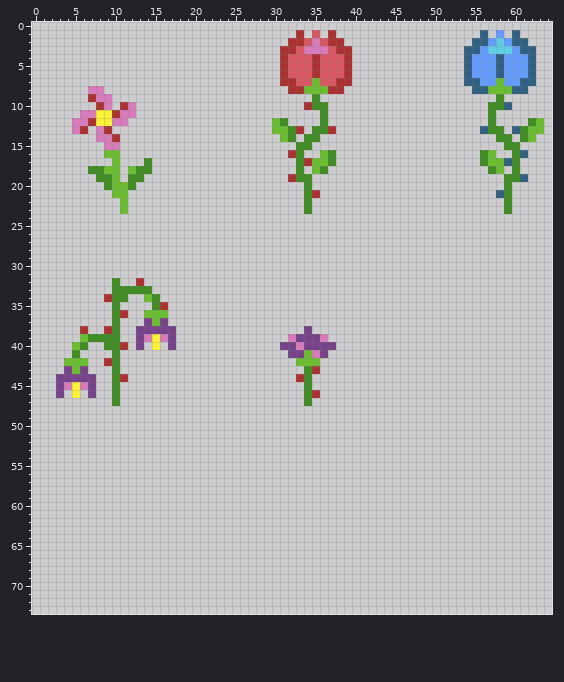
Two versions of one sprite sheet, resources/tilesets/decor-forest.png. Above, as it was before the edit.
The file is 192x192 pixels, drawn in blocks of 2x2; one block is one cell here. Shown: x 0..64, y 0..73.
After:
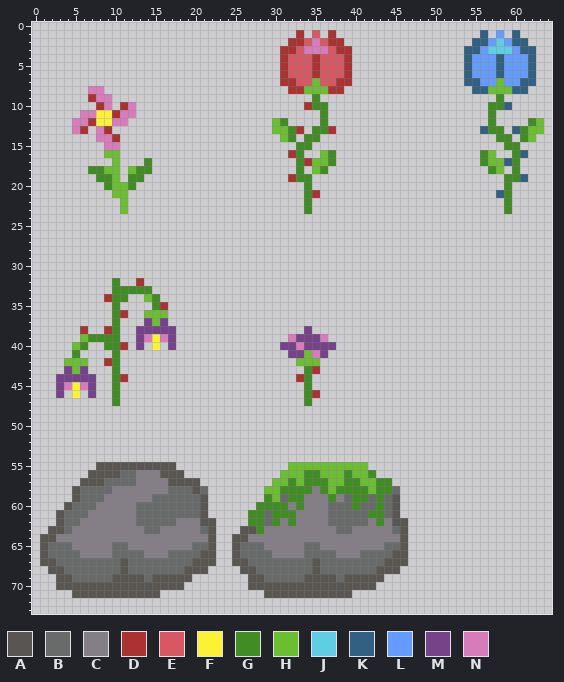
Palette (. is transparent): A #595652  B #696a6a  C #847e87  D #ac3232  E #d95763  F #fbf236  G #408d24  H #6abe30  J #5fcde4  K #306082  L #639bff  M #76428a  N #d77bba
Author's note on the commit: n'est moussu le rocher !
Change:
{"y":55,"x":8,"old":"..........","new":"AAAAAAAAAA"}
{"y":55,"x":32,"old":"..........","new":"HHHHHHHHHH"}
{"y":56,"x":7,"old":"............","new":"AAAABBCCCAAA"}
{"y":56,"x":31,"old":"............","new":"HHHGGHHHGHHG"}
{"y":57,"x":6,"old":"...............","new":"AAABBBBCCCCAAAA"}
{"y":57,"x":30,"old":"...............","new":"HHGHGGGHHGGHHGG"}
{"y":58,"x":5,"old":".................","new":"ABBBBCCCCCCCBBBAB"}
{"y":58,"x":29,"old":".................","new":"HHGGGGCGHGGGGHGGB"}
{"y":59,"x":5,"old":".................","new":"ABBBCCCCCCBBBBBBA"}
{"y":59,"x":29,"old":".................","new":"GHBGGCCCGCBGGBGBA"}
{"y":60,"x":4,"old":"..................","new":"ABBBCCCCCBBBBBBBBA"}
{"y":60,"x":28,"old":"..................","new":"GGGGCGCCCBBBGBBGBA"}
{"y":61,"x":3,"old":"...................","new":"ABBBCCCCCCBBBBBBBBA"}
{"y":61,"x":27,"old":"...................","new":"GGBGGGCCCCBBBBBGGBA"}
{"y":62,"x":3,"old":"....................","new":"ABBCCCCCCCBBBBBCCCAA"}
{"y":62,"x":27,"old":"....................","new":"GGBGCGCCCCBBBBBCGCAA"}
{"y":63,"x":2,"old":".....................","new":"AABCCCCCCCCCBBCCCCCBA"}
{"y":63,"x":26,"old":".....................","new":"AAGCCCCCCCCCBBCCCCCBA"}
{"y":64,"x":1,"old":"......................","new":"AACCCCCCCCCCCCCCCCCCCA"}
{"y":64,"x":25,"old":"......................","new":"AACCCCCCCCCCCCCCCCCCCA"}
{"y":65,"x":1,"old":"......................","new":"ABBBCCCCCBBCCCCCCCCBBA"}
{"y":65,"x":25,"old":"......................","new":"ABBBCCCCCBBCCCCCCCCBBA"}
{"y":66,"x":1,"old":"......................","new":"ABBBBCCCCBBBBCCCBBBBAA"}
{"y":66,"x":25,"old":"......................","new":"ABBBBCCCCBBBBCCCBBBBAA"}
{"y":67,"x":1,"old":"......................","new":"AABBBBBBBBABBBBBBBBAAA"}
{"y":67,"x":25,"old":"......................","new":"AABBBBBBBBABBBBBBBBAAA"}
{"y":68,"x":2,"old":"....................","new":"AABBBBBBBABBBBBBBAAA"}
{"y":68,"x":26,"old":"....................","new":"AABBBBBBBABBBBBBBAAA"}
{"y":69,"x":3,"old":".................","new":"AABBBBBAAAABAAAAA"}
{"y":69,"x":27,"old":".................","new":"AABBBBBAAAABAAAAA"}
{"y":70,"x":3,"old":"................","new":"AAAAAAAAAAAAAAAA"}
{"y":70,"x":27,"old":"................","new":"AAAAAAAAAAAAAAAA"}
{"y":71,"x":5,"old":"...........","new":"AAAAAAAAAAA"}
{"y":71,"x":29,"old":"...........","new":"AAAAAAAAAAA"}
